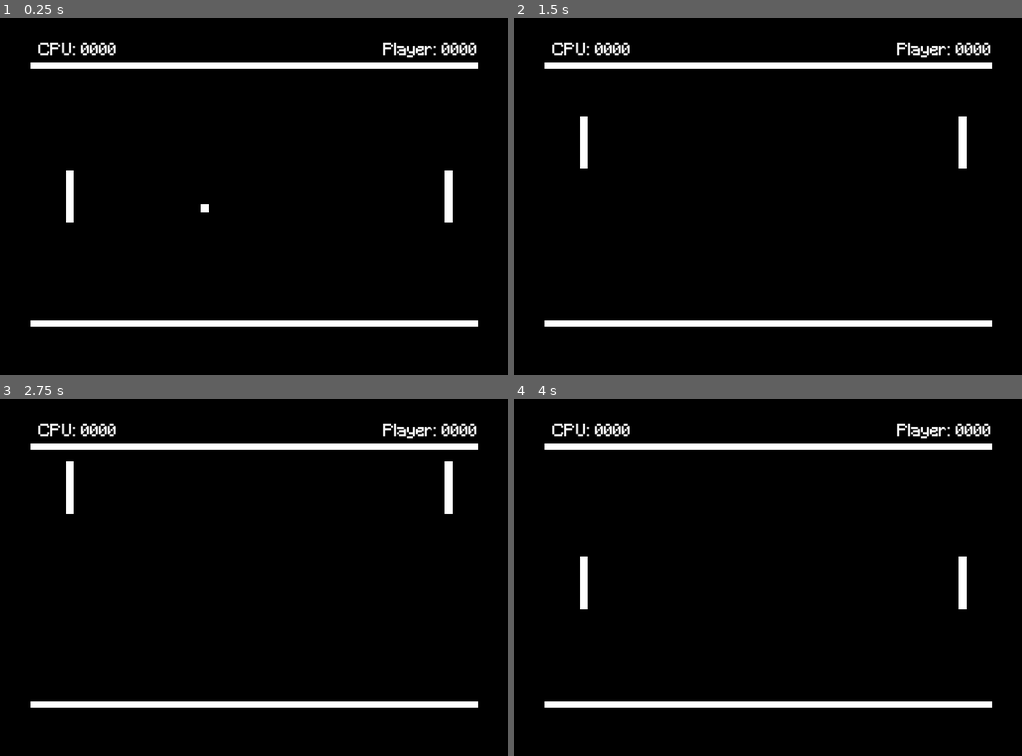
Above: before the commit, frames 1-4 (two rows, left to right).
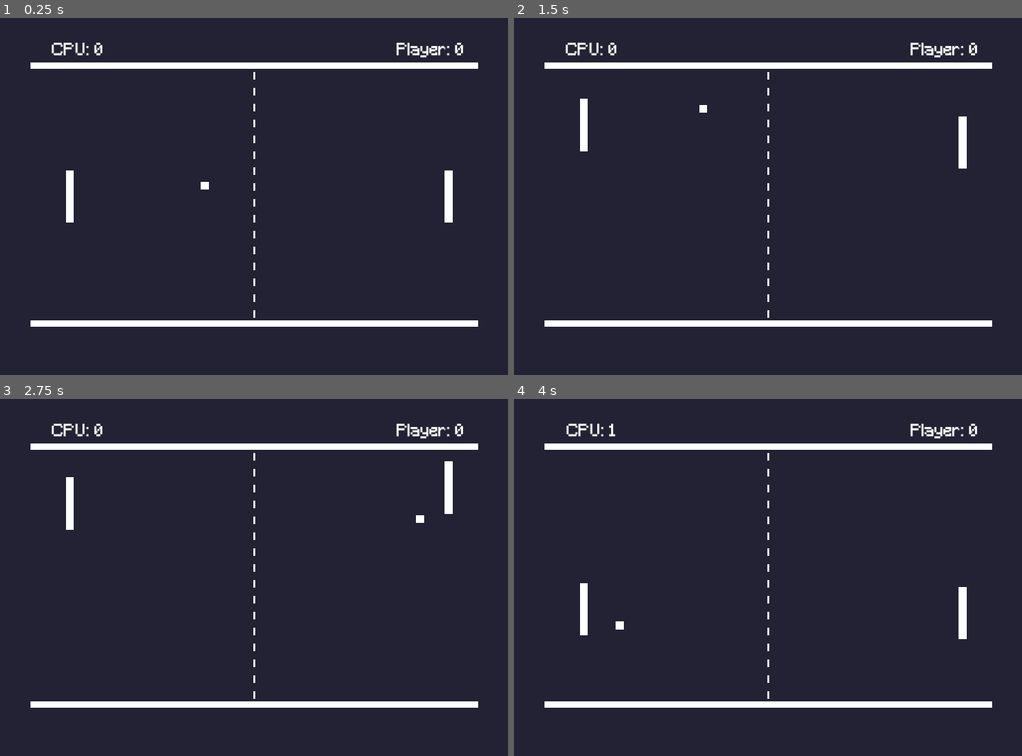
Above: after the commit, the same moments.

Repository: jdavidmolina/pongus
Game: Godot game, scene res://main.tscn
Same seed, same stepped clock (60 frames per second), same inputs: the game is played once before the commit and once after it.
Inputs:
- Up to frame 1 (0.25 s): no input
- Up to frame 2 (1.5 s): hold W (move_up) 0.53-1.28 s; hold S (move_down) from 1.28 s (still down)
- Up to frame 3 (2.75 s): release S (move_down) at 2.03 s; hold W (move_up) from 2.03 s (still down)
- Up to frame 4 (4 s): release W (move_up) at 3.53 s; hold S (move_down) from 3.53 s (still down)

The runs differ from the first frame. In frame 1, 96% of the frame differs, in the area x 0-100%, y 0-100%; in frame 2, 96%; in frame 3, 96%; in frame 4, 97%.

Commit message:
Working cpu and scores

Diff:
--- a/Ball/ball.gd
+++ b/Ball/ball.gd
@@ -3,6 +3,18 @@
 var speed = 500.0
 
 func _ready() -> void:
+	ball_start_direction()
+
+
+func _physics_process(delta: float) -> void:
+
+	var collision_info = move_and_collide(velocity * delta)
+
+	if collision_info: #if collision happens
+		velocity = velocity.bounce(collision_info.get_normal())
+
+
+func ball_start_direction():
 	# Random left or right
 	if randi() % 2 == 0:
 		velocity.x = 1
@@ -13,10 +25,3 @@
 	velocity.y = randf_range(-0.5, 0.5)
 
 	velocity *= speed
-
-func _physics_process(delta: float) -> void:
-
-	var collision_info = move_and_collide(velocity * delta)
-
-	if collision_info: #if collision happens
-		velocity = velocity.bounce(collision_info.get_normal())
--- /dev/null
+++ b/CPU/cpu.gd
@@ -0,0 +1,16 @@
+extends StaticBody2D
+
+@export var speed = 600.0
+@export var ball: Node2D
+
+
+func _physics_process(delta: float) -> void:
+	var velocity = Vector2.ZERO
+	if ball.position.y > position.y + 40:
+		velocity.y = 1
+	elif ball.position.y < position.y - 40:
+		velocity.y = -1
+
+	velocity *= speed
+
+	move_and_collide(velocity * delta)
--- /dev/null
+++ b/CPU/cpu.tscn
@@ -0,0 +1,19 @@
+[gd_scene load_steps=2 format=3 uid="uid://j4ym3faxh16s"]
+
+[ext_resource type="Script" path="res://CPU/cpu.gd" id="1_lcbgq"]
+
+[node name="CPU" type="StaticBody2D"]
+position = Vector2(175, 450)
+collision_layer = 3
+collision_mask = 2
+script = ExtResource("1_lcbgq")
+
+[node name="ColorRect" type="ColorRect" parent="."]
+offset_left = -10.0
+offset_top = -66.0
+offset_right = 10.0
+offset_bottom = 66.0
+
+[node name="CollisionPolygon2D" type="CollisionPolygon2D" parent="."]
+rotation = -3.14159
+polygon = PackedVector2Array(10, -66, -4, -66, -6, -60, -11, -10, -11, 10, -6, 60, -4, 66, 10, 66)
--- a/main.gd
+++ b/main.gd
@@ -1 +1,29 @@
 extends Node2D
+
+@export var ball: Node2D
+@export var player: Node2D
+@export var cpu: Node2D
+@export var player_score_label: Label
+@export var cpu_score_label: Label
+
+const  CENTER = Vector2(640, 450)
+
+var player_score: int = 0
+var cpu_score: int = 0
+
+
+func _on_area_left_body_entered(body: Node2D) -> void:
+	reset()
+	player_score += 1
+	player_score_label.text = "Player: " + str(player_score)
+
+func _on_area_right_body_entered(body: Node2D) -> void:
+	reset()
+	cpu_score += 1
+	cpu_score_label.text = "CPU: " + str(cpu_score)
+
+func reset():
+	ball.position = CENTER
+	player.position.y = CENTER.y
+	cpu.position.y = CENTER.y
+	ball.ball_start_direction()
--- a/main.tscn
+++ b/main.tscn
@@ -1,9 +1,9 @@
 [gd_scene load_steps=9 format=3 uid="uid://ceradcvb1tkk"]
 
-[ext_resource type="Script" path="res://Player/player.gd" id="1_k6hv7"]
 [ext_resource type="FontFile" uid="uid://cjcuhp8iw2ywr" path="res://Minecraft_font.ttf" id="1_pwadp"]
 [ext_resource type="Script" path="res://main.gd" id="1_tfo8a"]
 [ext_resource type="PackedScene" uid="uid://dy6nmgulsocov" path="res://Player/player.tscn" id="3_y21ib"]
+[ext_resource type="PackedScene" uid="uid://j4ym3faxh16s" path="res://CPU/cpu.tscn" id="4_qhrjo"]
 [ext_resource type="PackedScene" uid="uid://drilvvfqtf864" path="res://Ball/ball.tscn" id="5_1enlc"]
 
 [sub_resource type="Theme" id="Theme_o5a6r"]
@@ -14,8 +14,13 @@
 [sub_resource type="RectangleShape2D" id="RectangleShape2D_pe5f2"]
 size = Vector2(20, 1032)
 
-[node name="Main" type="Node2D"]
+[node name="Main" type="Node2D" node_paths=PackedStringArray("ball", "player", "cpu", "player_score_label", "cpu_score_label")]
 script = ExtResource("1_tfo8a")
+ball = NodePath("Ball")
+player = NodePath("Player")
+cpu = NodePath("CPU")
+player_score_label = NodePath("HUD/Player_score")
+cpu_score_label = NodePath("HUD/CPU_score")
 
 [node name="HUD" type="CanvasLayer" parent="."]
 
@@ -33,7 +38,7 @@
 theme = SubResource("Theme_o5a6r")
 theme_override_fonts/font = ExtResource("1_pwadp")
 theme_override_font_sizes/font_size = 40
-text = "Player: 0000"
+text = "Player: 0"
 horizontal_alignment = 1
 vertical_alignment = 2
 
@@ -51,9 +56,160 @@
 theme = SubResource("Theme_o5a6r")
 theme_override_fonts/font = ExtResource("1_pwadp")
 theme_override_font_sizes/font_size = 40
-text = "CPU: 0000"
+text = "CPU: 0"
 horizontal_alignment = 1
 vertical_alignment = 2
+
+[node name="Background" type="ColorRect" parent="."]
+offset_left = -4.0
+offset_top = -12.0
+offset_right = 1286.0
+offset_bottom = 918.0
+color = Color(0.133333, 0.133333, 0.203922, 1)
+
+[node name="ColorRect" type="ColorRect" parent="Background"]
+layout_mode = 0
+offset_left = 642.0
+offset_top = 148.0
+offset_right = 646.0
+offset_bottom = 168.0
+pivot_offset = Vector2(2.5, 0)
+
+[node name="ColorRect2" type="ColorRect" parent="Background"]
+layout_mode = 0
+offset_left = 642.0
+offset_top = 148.0
+offset_right = 646.0
+offset_bottom = 168.0
+pivot_offset = Vector2(2.5, 0)
+
+[node name="ColorRect3" type="ColorRect" parent="Background"]
+layout_mode = 0
+offset_left = 642.0
+offset_top = 188.0
+offset_right = 646.0
+offset_bottom = 208.0
+pivot_offset = Vector2(2.5, 0)
+
+[node name="ColorRect4" type="ColorRect" parent="Background"]
+layout_mode = 0
+offset_left = 642.0
+offset_top = 228.0
+offset_right = 646.0
+offset_bottom = 248.0
+pivot_offset = Vector2(2.5, 0)
+
+[node name="ColorRect5" type="ColorRect" parent="Background"]
+layout_mode = 0
+offset_left = 642.0
+offset_top = 268.0
+offset_right = 646.0
+offset_bottom = 288.0
+pivot_offset = Vector2(2.5, 0)
+
+[node name="ColorRect6" type="ColorRect" parent="Background"]
+layout_mode = 0
+offset_left = 642.0
+offset_top = 308.0
+offset_right = 646.0
+offset_bottom = 328.0
+pivot_offset = Vector2(2.5, 0)
+
+[node name="ColorRect7" type="ColorRect" parent="Background"]
+layout_mode = 0
+offset_left = 642.0
+offset_top = 348.0
+offset_right = 646.0
+offset_bottom = 368.0
+pivot_offset = Vector2(2.5, 0)
+
+[node name="ColorRect8" type="ColorRect" parent="Background"]
+layout_mode = 0
+offset_left = 642.0
+offset_top = 388.0
+offset_right = 646.0
+offset_bottom = 408.0
+pivot_offset = Vector2(2.5, 0)
+
+[node name="ColorRect9" type="ColorRect" parent="Background"]
+layout_mode = 0
+offset_left = 642.0
+offset_top = 428.0
+offset_right = 646.0
+offset_bottom = 448.0
+pivot_offset = Vector2(2.5, 0)
+
+[node name="ColorRect10" type="ColorRect" parent="Background"]
+layout_mode = 0
+offset_left = 642.0
+offset_top = 468.0
+offset_right = 646.0
+offset_bottom = 488.0
+pivot_offset = Vector2(2.5, 0)
+
+[node name="ColorRect11" type="ColorRect" parent="Background"]
+layout_mode = 0
+offset_left = 642.0
+offset_top = 468.0
+offset_right = 646.0
+offset_bottom = 488.0
+pivot_offset = Vector2(2.5, 0)
+
+[node name="ColorRect12" type="ColorRect" parent="Background"]
+layout_mode = 0
+offset_left = 642.0
+offset_top = 508.0
+offset_right = 646.0
+offset_bottom = 528.0
+pivot_offset = Vector2(2.5, 0)
+
+[node name="ColorRect13" type="ColorRect" parent="Background"]
+layout_mode = 0
+offset_left = 642.0
+offset_top = 548.0
+offset_right = 646.0
+offset_bottom = 568.0
+pivot_offset = Vector2(2.5, 0)
+
+[node name="ColorRect14" type="ColorRect" parent="Background"]
+layout_mode = 0
+offset_left = 642.0
+offset_top = 588.0
+offset_right = 646.0
+offset_bottom = 608.0
+pivot_offset = Vector2(2.5, 0)
+
+[node name="ColorRect15" type="ColorRect" parent="Background"]
+layout_mode = 0
+offset_left = 642.0
+offset_top = 628.0
+offset_right = 646.0
+offset_bottom = 648.0
+pivot_offset = Vector2(2.5, 0)
+
+[node name="ColorRect16" type="ColorRect" parent="Background"]
+layout_mode = 0
+offset_left = 642.0
+offset_top = 668.0
+offset_right = 646.0
+offset_bottom = 688.0
+pivot_offset = Vector2(2.5, 0)
+
+[node name="ColorRect17" type="ColorRect" parent="Background"]
+layout_mode = 0
+offset_left = 642.0
+offset_top = 708.0
+offset_right = 646.0
+offset_bottom = 728.0
+pivot_offset = Vector2(2.5, 0)
+
+[node name="ColorRect18" type="ColorRect" parent="Background"]
+layout_mode = 0
+offset_left = 642.0
+offset_top = 748.0
+offset_right = 646.0
+offset_bottom = 768.0
+pivot_offset = Vector2(2.5, 0)
 
 [node name="Walls" type="Node2D" parent="."]
 
@@ -61,13 +217,6 @@
 position = Vector2(640, 120)
 collision_layer = 3
 collision_mask = 3
-
-[node name="ColorRect2" type="ColorRect" parent="Walls/Wall1"]
-offset_left = -644.0
-offset_top = -132.0
-offset_right = 646.0
-offset_bottom = 798.0
-color = Color(0, 0, 0, 1)
 
 [node name="ColorRect" type="ColorRect" parent="Walls/Wall1"]
 offset_left = -565.0
@@ -94,36 +243,27 @@
 
 [node name="Player" parent="." instance=ExtResource("3_y21ib")]
 
-[node name="CPU" type="StaticBody2D" parent="."]
-position = Vector2(175, 450)
-collision_layer = 3
-collision_mask = 2
-script = ExtResource("1_k6hv7")
-
-[node name="ColorRect" type="ColorRect" parent="CPU"]
-offset_left = -10.0
-offset_top = -66.0
-offset_right = 10.0
-offset_bottom = 66.0
-
-[node name="CollisionPolygon2D" type="CollisionPolygon2D" parent="CPU"]
-rotation = -3.14159
-polygon = PackedVector2Array(10, -66, -4, -66, -6, -60, -11, -10, -11, 10, -6, 60, -4, 66, 10, 66)
-
-[node name="Score_left" type="Area2D" parent="."]
+[node name="CPU" parent="." node_paths=PackedStringArray("ball") instance=ExtResource("4_qhrjo")]
+ball = NodePath("../Ball")
+
+[node name="Area_left" type="Area2D" parent="."]
 position = Vector2(-16, 447)
 
-[node name="CollisionShape2D" type="CollisionShape2D" parent="Score_left"]
+[node name="CollisionShape2D" type="CollisionShape2D" parent="Area_left"]
 shape = SubResource("RectangleShape2D_pe5f2")
 
-[node name="Score_right" type="Area2D" parent="."]
+[node name="Area_right" type="Area2D" parent="."]
 position = Vector2(1300, 450)
 
-[node name="CollisionShape2D" type="CollisionShape2D" parent="Score_right"]
+[node name="CollisionShape2D" type="CollisionShape2D" parent="Area_right"]
 shape = SubResource("RectangleShape2D_pe5f2")
 
 [node name="Ball" parent="." instance=ExtResource("5_1enlc")]
+unique_name_in_owner = true
 
 [node name="Ball_timer" type="Timer" parent="."]
 one_shot = true
 autostart = true
+
+[connection signal="body_entered" from="Area_left" to="." method="_on_area_left_body_entered"]
+[connection signal="body_entered" from="Area_right" to="." method="_on_area_right_body_entered"]
